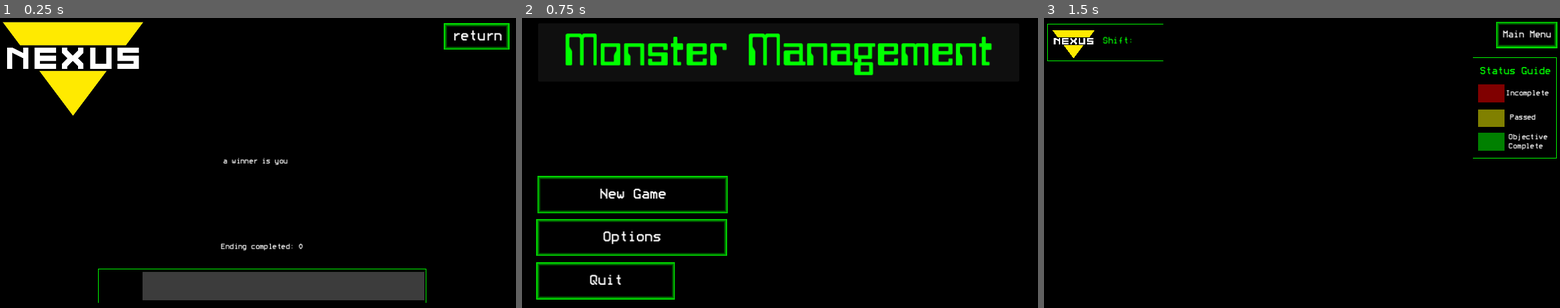
Above: before the commit, frames 1-3 (left to right).
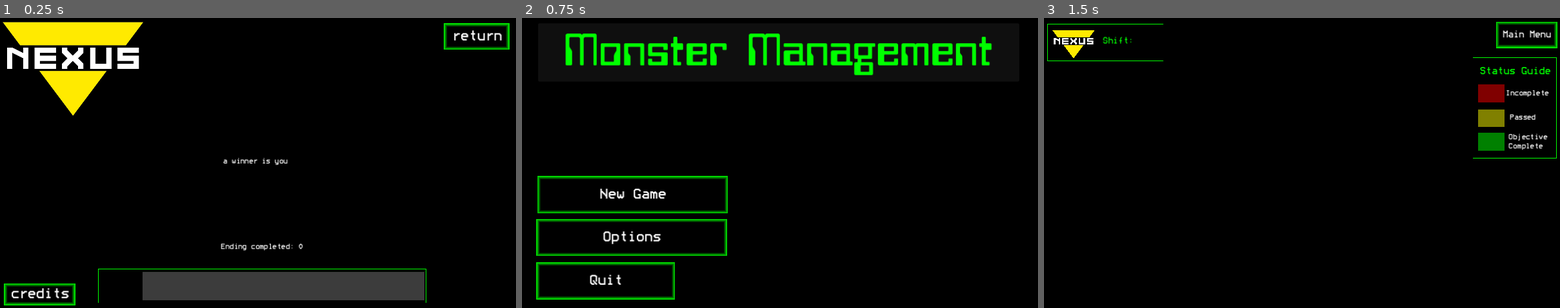
Above: after the commit, the same moments.

Repository: andrewpressman/MonsterManagement
Game: Godot game, scene res://EndScreen/VictoryScreen.tscn
Two runs of this game, one before a commit and one after it. Both use one fixed random seed, a clock stepped at 60 frames per second and the inputs below. This scene is started directly instead of the project's main scene.
Inputs:
- Up to frame 1 (0.25 s): no input
- Up to frame 2 (0.75 s): click "return" at 0.5 s
- Up to frame 3 (1.5 s): click "New Game" at 1.25 s

The runs differ from the first frame. In frame 1, 0.6% of the frame differs, in the area x 0-15%, y 91-100%; in frame 2, nothing differs; in frame 3, nothing differs.

Commit message:
Added credits page

Diff:
--- /dev/null
+++ b/EndScreen/Credits.gd
@@ -0,0 +1,10 @@
+extends Node2D
+
+
+# Called when the node enters the scene tree for the first time.
+func _ready():
+	pass # Replace with function body.
+
+
+func OnMenuButton():
+	get_tree().change_scene_to_file("res://Home Screen/MainMenu.tscn")
--- /dev/null
+++ b/EndScreen/Credits.tscn
@@ -0,0 +1,60 @@
+[gd_scene load_steps=4 format=3 uid="uid://dm2kgp5ftkntc"]
+
+[ext_resource type="FontFile" uid="uid://oska4i2dd12t" path="res://Assets/Fonts/SansSerif.ttf" id="1_b44t5"]
+[ext_resource type="Script" path="res://EndScreen/Credits.gd" id="1_cdbro"]
+[ext_resource type="Theme" uid="uid://4rojl1yvxswb" path="res://Assets/UITheme.tres" id="2_k48f6"]
+
+[node name="Node2D" type="Node2D"]
+script = ExtResource("1_cdbro")
+
+[node name="Background" type="ColorRect" parent="."]
+offset_left = -88.0
+offset_top = -65.0
+offset_right = 1277.0
+offset_bottom = 764.0
+color = Color(0, 0, 0, 1)
+metadata/_edit_lock_ = true
+
+[node name="Label" type="Label" parent="."]
+offset_left = 22.0
+offset_top = 72.0
+offset_right = 1150.0
+offset_bottom = 647.0
+theme_override_fonts/font = ExtResource("1_b44t5")
+theme_override_font_sizes/font_size = 30
+text = "Developed By:
+Arkulite
+
+Voice Actors:
+Boogs - Sixer
+Momo - Miranda
+Peach - Nexus PR voice
+
+Testers:
+Rezz
+Sedona
+
+Art:
+TorrN
+Momo"
+horizontal_alignment = 1
+
+[node name="Button" type="Button" parent="."]
+offset_left = 1017.0
+offset_top = 575.0
+offset_right = 1142.0
+offset_bottom = 637.0
+theme = ExtResource("2_k48f6")
+text = "menu"
+
+[node name="Label2" type="Label" parent="."]
+offset_left = 1.0
+offset_top = 25.0
+offset_right = 1150.0
+offset_bottom = 147.0
+theme_override_colors/font_color = Color(0, 1, 0, 1)
+theme_override_font_sizes/font_size = 37
+text = "Thanks to All who helped out:"
+horizontal_alignment = 1
+
+[connection signal="pressed" from="Button" to="." method="OnMenuButton"]
--- a/EndScreen/EndScreen.gd
+++ b/EndScreen/EndScreen.gd
@@ -31,9 +31,12 @@
 
 
 func backToMenu():
-		Save()
-		get_tree().change_scene_to_file("res://Home Screen/MainMenu.tscn")
+	Save()
+	get_tree().change_scene_to_file("res://Home Screen/MainMenu.tscn")
 
+func OnCreditsButtonPressed():
+	Save()
+	get_tree().change_scene_to_file("res://EndScreen/Credits.tscn")
 
 #After level 5 success, go here.
 #if objective is passed, play message 1 and display note 1
--- a/EndScreen/VictoryScreen.tscn
+++ b/EndScreen/VictoryScreen.tscn
@@ -87,4 +87,13 @@
 scale = Vector2(0.5, 0.5)
 texture = ExtResource("5_okpvs")
 
+[node name="Credits" type="Button" parent="."]
+offset_left = 9.0
+offset_top = 593.0
+offset_right = 168.0
+offset_bottom = 641.0
+theme = ExtResource("3_6nmun")
+text = "credits"
+
 [connection signal="pressed" from="Button" to="." method="backToMenu"]
+[connection signal="pressed" from="Credits" to="." method="OnCreditsButtonPressed"]
--- a/Home Screen/MainMenu.gd
+++ b/Home Screen/MainMenu.gd
@@ -127,6 +127,10 @@
 	var file_to_remove = "user://savegame.save"
 	OS.move_to_trash(ProjectSettings.globalize_path(file_to_remove))
 
+func OnCreditsButtonPressed():
+	$beeper.play()
+	get_tree().change_scene_to_file("res://EndScreen/Credits.tscn")
+
 func UnlockAll(): #TODO: REMOVE FOR FINAL RELEASE
 		GlobalVariables.GameStarted = 2
 		GlobalVariables.UnlockedLogs = [1,1,1,1,1,1,1,1,1]
--- a/Home Screen/MainMenu.tscn
+++ b/Home Screen/MainMenu.tscn
@@ -182,7 +182,6 @@
 text = "Endless Mode"
 
 [node name="OptionsMenu" type="Panel" parent="."]
-visible = false
 offset_left = 484.0
 offset_top = 131.0
 offset_right = 932.0
@@ -192,12 +191,12 @@
 [node name="VideoButton" type="Button" parent="OptionsMenu"]
 layout_mode = 0
 offset_left = 9.0
-offset_top = 12.0
-offset_right = 185.0
+offset_top = 17.0
+offset_right = 126.0
 offset_bottom = 72.0
 theme_override_colors/font_color = Color(0, 1, 0, 1)
 theme_override_font_sizes/font_size = 20
-text = "Video Settings"
+text = "Video"
 
 [node name="Video" type="Node2D" parent="OptionsMenu"]
 visible = false
@@ -227,13 +226,13 @@
 
 [node name="SoundButton" type="Button" parent="OptionsMenu"]
 layout_mode = 0
-offset_left = 196.0
-offset_top = 13.0
-offset_right = 372.0
+offset_left = 140.0
+offset_top = 18.0
+offset_right = 255.0
 offset_bottom = 73.0
 theme_override_colors/font_color = Color(0, 1, 0, 1)
 theme_override_font_sizes/font_size = 20
-text = "Sound Settings"
+text = "Audio"
 
 [node name="Sound" type="Node2D" parent="OptionsMenu"]
 visible = false
@@ -345,6 +344,15 @@
 offset_right = 413.0
 offset_bottom = 63.0
 theme_override_font_sizes/font_size = 20
+
+[node name="Button" type="Button" parent="OptionsMenu"]
+layout_mode = 0
+offset_left = 273.0
+offset_top = 18.0
+offset_right = 394.0
+offset_bottom = 73.0
+theme_override_colors/font_color = Color(0, 1, 0, 1)
+text = "Credits"
 
 [node name="UnlockEndless" type="Button" parent="."]
 visible = false
@@ -405,6 +413,7 @@
 [connection signal="value_changed" from="OptionsMenu/Sound/LabelActions/HSlider" to="OptionsMenu/Sound/LabelActions/HSlider" method="onValueChanged"]
 [connection signal="value_changed" from="OptionsMenu/Sound/LabelAmbients/HSlider" to="OptionsMenu" method="OnAmbienceVolumeChanged"]
 [connection signal="value_changed" from="OptionsMenu/Sound/LabelAmbients/HSlider" to="OptionsMenu/Sound/LabelAmbients/HSlider" method="onValueChanged"]
+[connection signal="pressed" from="OptionsMenu/Button" to="." method="OnCreditsButtonPressed"]
 [connection signal="pressed" from="UnlockEndless" to="." method="UnlockAll"]
 [connection signal="pressed" from="PurgeSave" to="." method="ClearDir"]
 [connection signal="pressed" from="close" to="." method="OptionsMenu"]
